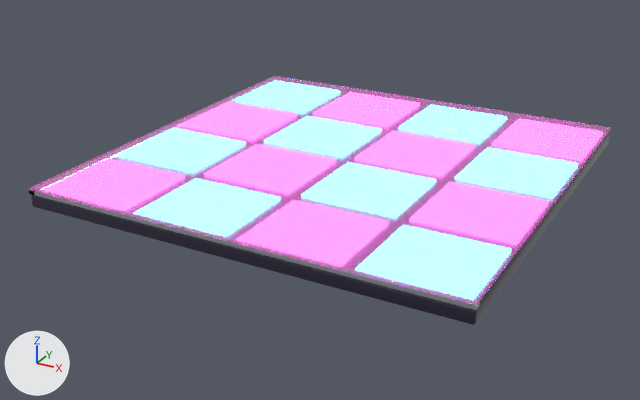
A saved change to the glTF model public/assets/interiors/palco/floor_dance_grid.glb.
Rendered twice from a 50 mm camera at (1.77, -3.46, 1.56) aimed at (-0.07, -0.12, -0.11). Every picture has the same lights, and +X, +Y and +Z are marked at lower left. The first picture is the older version.

The scene before the commit, as lines of its bpy script (objects in view):
```python
mat_deep = principled_material('deep')
mat_deep.base_color = (0.0075, 0.00304, 0.0296)  # dark purple #150a30
mat_deep.roughness = 0.12
mat_deep.coat_weight = 1.0
mat_glass = principled_material('glass')
mat_glass.base_color = (1.0, 0.258, 0.807)  # pink #ff8be8
mat_glass.roughness = 0.03
mat_glass.alpha = 0.3
mat_glow = principled_material('glow')
mat_glow.base_color = (1.0, 0.114, 0.871)  # pink #ff5ff0
mat_glow.roughness = 0.3
mat_glow.emission_color = (1.0, 0.114, 0.871)  # pink #ff5ff0
mat_glow.emission_strength = 4.0
mat_glow2 = principled_material('glow2')
mat_glow2.base_color = (0.0782, 0.871, 1.0)  # cyan #4ff0ff
mat_glow2.roughness = 0.3
mat_glow2.emission_color = (0.0782, 0.871, 1.0)  # cyan #4ff0ff
mat_glow2.emission_strength = 4.0
me_floor_dance_grid = bpy.data.meshes.new('floor_dance_grid')
me_floor_dance_grid.from_pydata(...)  # 1062 vertices, 2048 faces; spans x -1.0..1.0, y -1.0..1.0, z 0.0..0.09
# faces by material slot: [108, 864, 864, 188, 24]
me_floor_dance_grid.materials.append(mat_deep)  # dark purple #150a30
me_floor_dance_grid.materials.append(mat_glow)  # pink #ff5ff0, glowing pink #ff5ff0
me_floor_dance_grid.materials.append(mat_glow2)  # cyan #4ff0ff, glowing cyan #4ff0ff
me_floor_dance_grid.materials.append(mat_glass)  # pink #ff8be8
me_floor_dance_grid.materials.append(mat_trim)  # white #e3e6ee
ob_floor_dance_grid = bpy.data.objects.new('floor_dance_grid', me_floor_dance_grid)
ob_floor_dance_grid.location = (0.0, 0.0, 0.0)
```
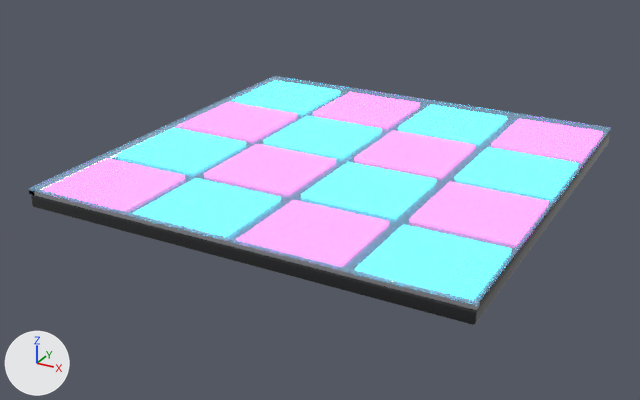
Pixel boxes (x1, y1, x2, y2) of what changed, in the pictures (640 x 400 px):
'floor_dance_grid', recoloured
    both: (29, 76, 611, 324)

Diff of the bpy script that builds the scene:
```diff
--- a/public/assets/interiors/palco/floor_dance_grid.glb.py
+++ b/public/assets/interiors/palco/floor_dance_grid.glb.py
@@ mat_deep @@
 mat_deep = principled_material('deep')
-mat_deep.base_color = (0.0075, 0.00304, 0.0296)  # dark purple #150a30
+mat_deep.base_color = (0.00402, 0.00478, 0.007)  # black #0d0f14
 mat_deep.roughness = 0.12
@@ mat_glow @@
 mat_glow.roughness = 0.3
-mat_glow.emission_color = (1.0, 0.114, 0.871)  # pink #ff5ff0
+mat_glow.emission_color = (1.0, 0.0782, 0.631)  # pink #ff4fd0
 mat_glow.emission_strength = 4.0
@@ mat_glow2 @@
 mat_glow2.roughness = 0.3
-mat_glow2.emission_color = (0.0782, 0.871, 1.0)  # cyan #4ff0ff
+mat_glow2.emission_color = (0.0395, 0.807, 1.0)  # cyan #38e8ff
 mat_glow2.emission_strength = 4.0
@@ mat_glass @@
 mat_glass = principled_material('glass')
-mat_glass.base_color = (1.0, 0.258, 0.807)  # pink #ff8be8
+mat_glass.base_color = (0.347, 0.687, 1.0)  # blue #9fd8ff
 mat_glass.roughness = 0.03
```
